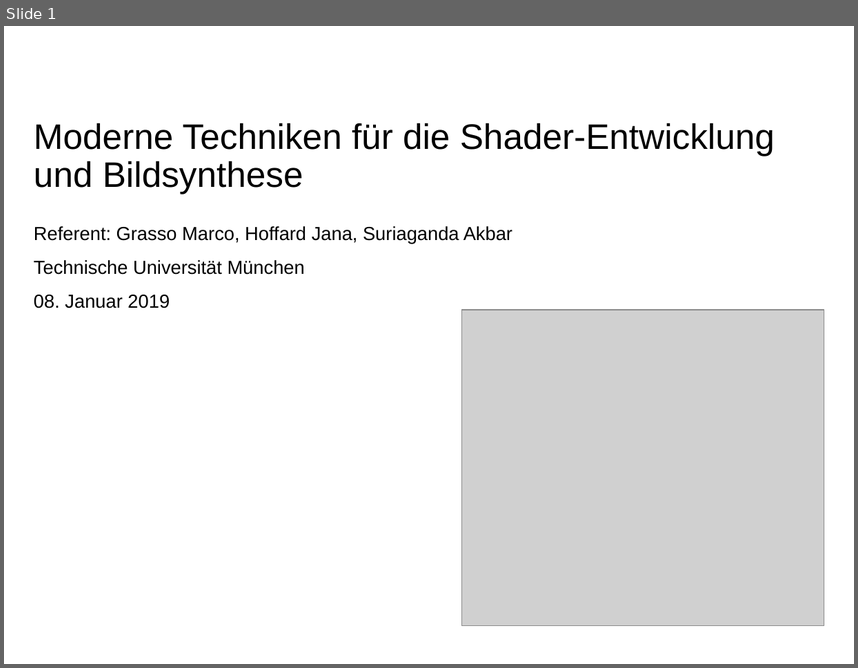
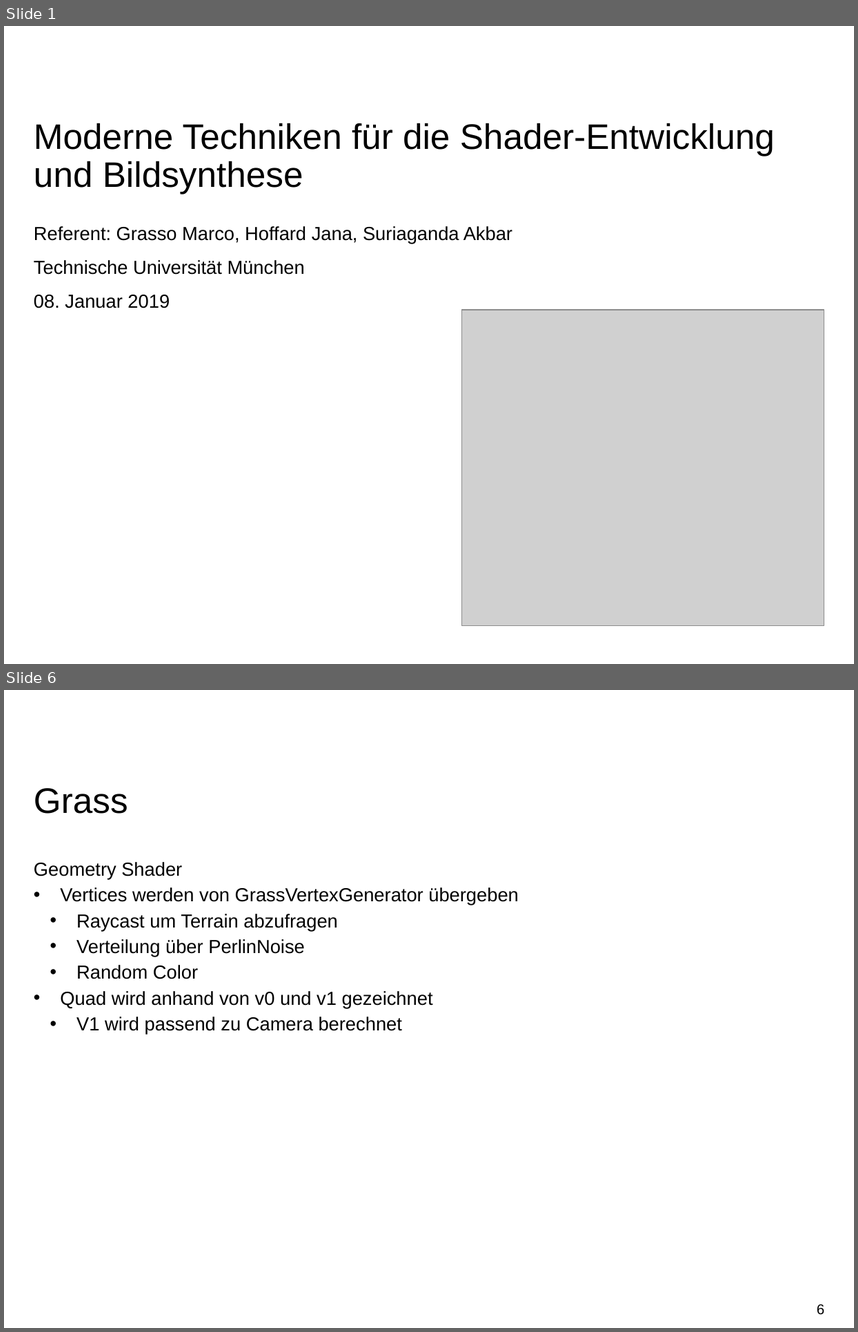
Before and after one commit to AwesomeSuri/ShaderKursWS2018-19, a slide deck: Documentation/Presentation.pptx. Shown one above the other, each under a label of ours: slide 1 before the commit, slides 1 and 6 after it; the slides between them are not shown. The pictures are 858x668 and 858x1332 pixels, drawn with LibreOffice and Linux fonts; fonts in the diff are those of the drawing; grey boxes stand for pictures; background and template pictures are left out. Boxes give left, top, right and bottom in pixels: in the first picture for what was removed or moved away, otherwise in the second. Text is boxed around its words. In the diff, an @@ line names an element or a change of style, - is before the commit and + after.

```diff
--- a/Documentation/Presentation.pptx
+++ b/Documentation/Presentation.pptx
@@ slide 6 added at (4, 690, 854, 1328), background #FFFFFF @@
@@ title added at (34, 788, 128, 814), 30 pt, text #000000 @@
+Grass
@@ text added at (34, 862, 519, 1034), 16 pt, text #000000 @@
+Geometry Shader
+• Vertices werden von GrassVertexGenerator übergeben
+  • Raycast um Terrain abzufragen
+  • Verteilung über PerlinNoise
+  • Random Color
+• Quad wird anhand von v0 und v1 gezeichnet
+  • V1 wird passend zu Camera berechnet
@@ page number added at (817, 1303, 824, 1314), 12 pt, text #000000 @@
+6
```
Also in this commit, not shown: 3 slides changed, 1 other slide added, 10 other files.
